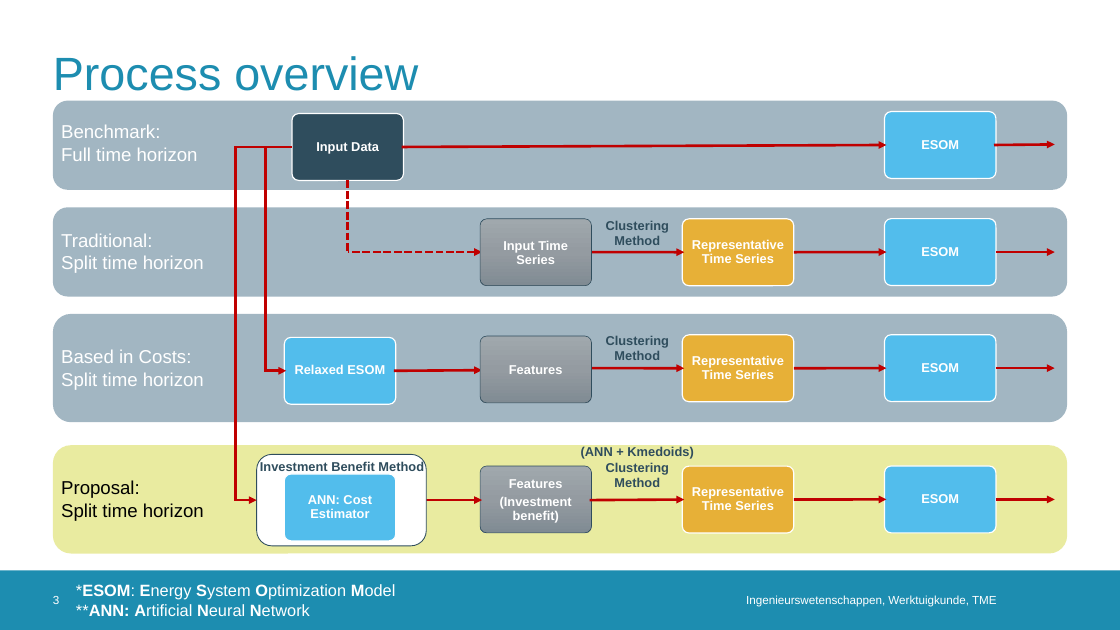
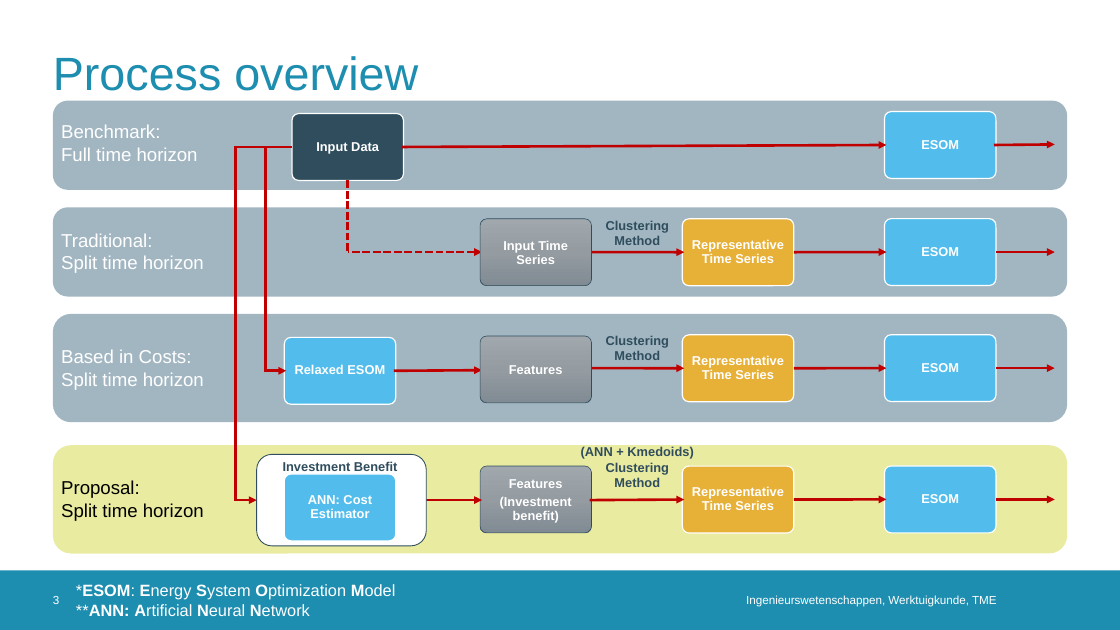
Before and after one commit to erikfilias/JointResearch, a slide deck: slide 3 of 02. Presentations/PresentationGroup.pptx. Drawn at 1120x630 pixels with LibreOffice and Linux fonts; fonts in the diff are those of the drawing; background and template pictures are left out. Boxes give left, top, right and bottom in pixels: in the first picture for what was removed or moved away, otherwise in the second. Text is boxed around its words. In the diff, an @@ line names an element or a change of style, - is before the commit and + after.

```diff
--- a/02. Presentations/PresentationGroup.pptx
+++ b/02. Presentations/PresentationGroup.pptx
@@ text at bbox=[283, 461, 398, 471]: text changed @@
-Investment Benefit Method
+Investment Benefit
```
Also in this commit, not shown: 1 other slide changed.
